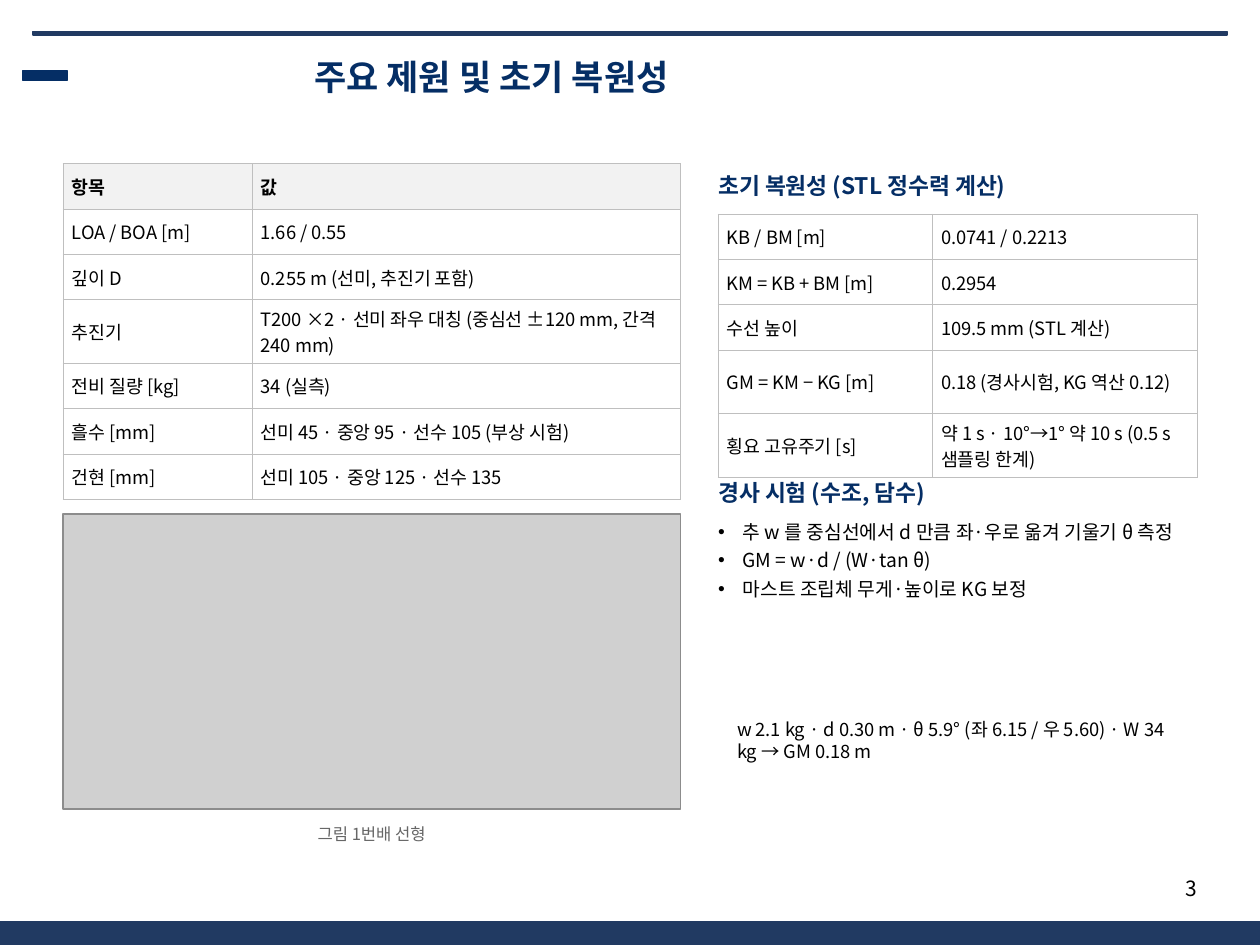
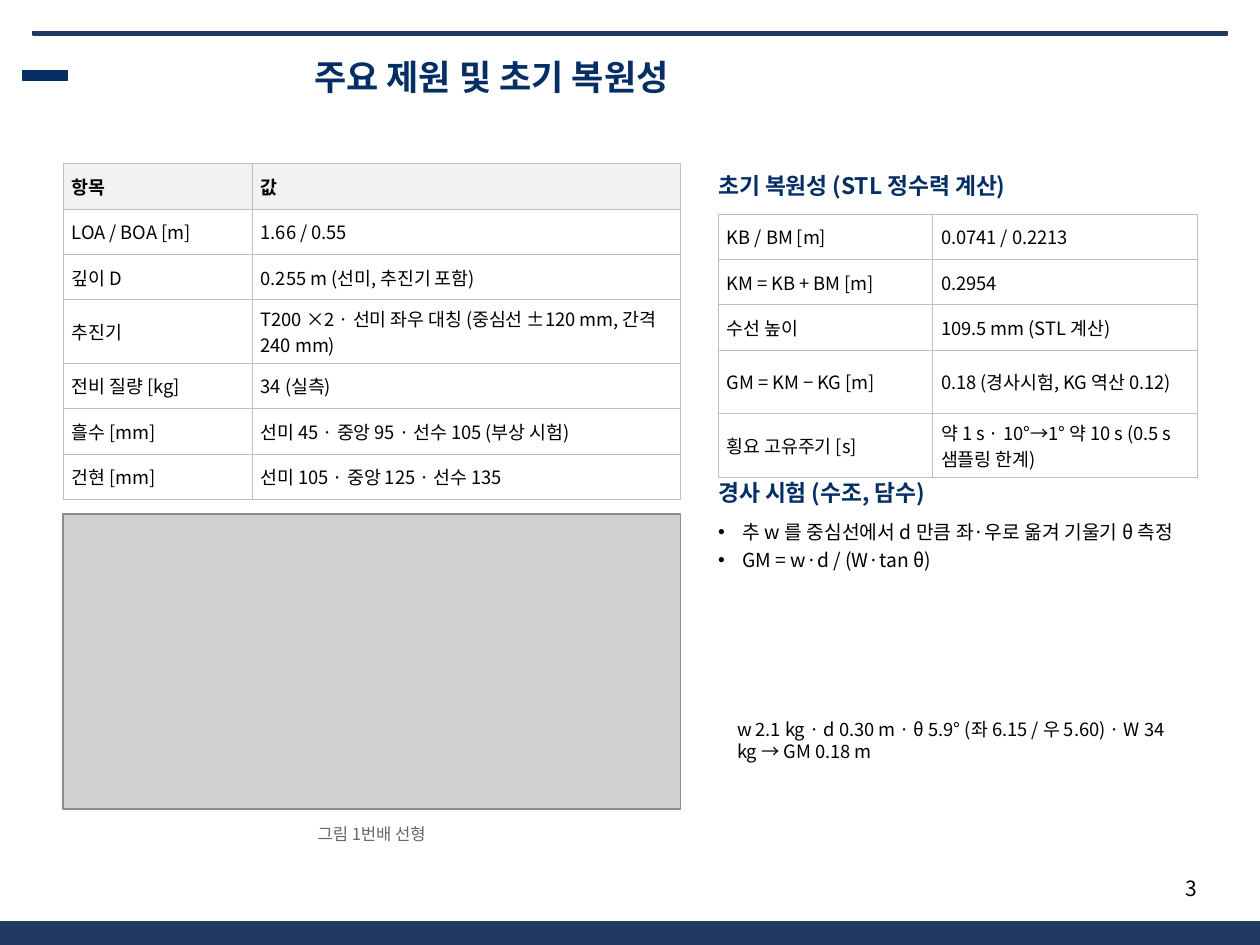
Before and after one commit to unmatsutake377-rgb/ros2_ws, a slide deck: slide 3 of docs/전달용/보고서_분담/발표자료_SSF_A.pptx. Drawn at 1260x945 pixels with LibreOffice and Linux fonts; fonts in the diff are those of the drawing; grey boxes stand for pictures; background and template pictures are left out. Boxes give left, top, right and bottom in pixels: in the first picture for what was removed or moved away, otherwise in the second. Text is boxed around its words. In the diff, an @@ line names an element or a change of style, - is before the commit and + after.

```diff
--- a/docs/전달용/보고서_분담/발표자료_SSF_A.pptx
+++ b/docs/전달용/보고서_분담/발표자료_SSF_A.pptx
@@ text at <box>743,580,1027,598</box>: paragraph removed @@
-• 마스트 조립체 무게·높이로 KG 보정
```
Also in this commit, not shown: 1 other slide changed, 5 other files.
